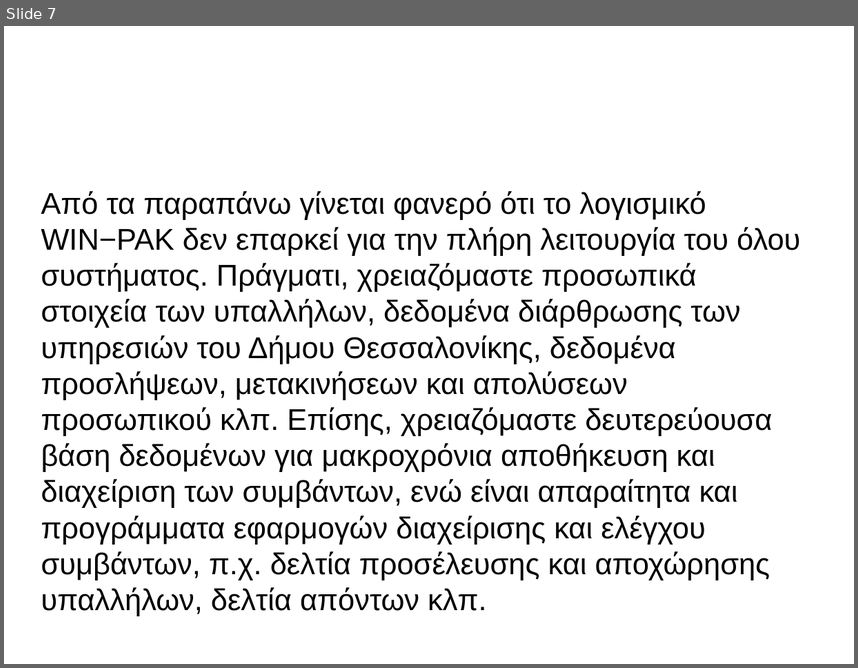
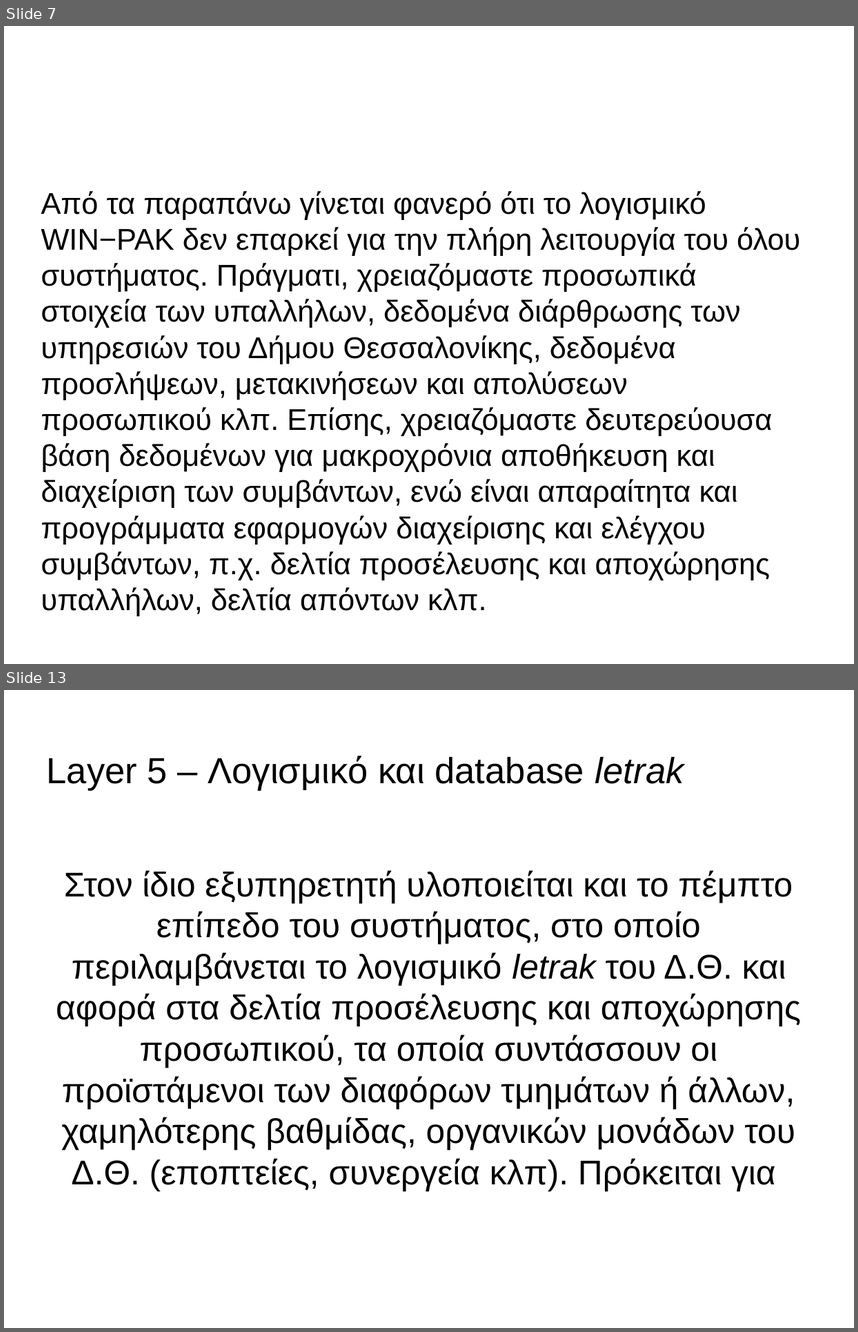
Before and after one commit to panos1962/letrak, a slide deck: misc/isagogi.odp. Shown one above the other, each under a label of ours: slide 7 before the commit, slides 7 and 13 after it; the slides between them are not shown. The pictures are 858x668 and 858x1332 pixels, drawn with LibreOffice and Linux fonts; fonts in the diff are those of the drawing; background and template pictures are left out. Boxes give left, top, right and bottom in pixels: in the first picture for what was removed or moved away, otherwise in the second. Text is boxed around its words. In the diff, an @@ line names an element or a change of style, - is before the commit and + after.

```diff
--- a/misc/isagogi.odp
+++ b/misc/isagogi.odp
@@ slide 13 added at <box>4,690,854,1328</box>, background picture (left out) @@
@@ title added at <box>47,756,684,791</box>, 33.9 pt, text #000000 @@
+Layer 5 ‒ Λογισμικό και database letrak
@@ subtitle added at <box>56,870,801,1191</box>, 32 pt, text #000000 @@
+Στον ίδιο εξυπηρετητή υλοποιείται και το πέμπτο επίπεδο του συστήματος, στο οποίο περιλαμβάνεται το λογισμικό letrak του Δ.Θ. και αφορά στα δελτία προσέλευσης και αποχώρησης προσωπικού, τα οποία συντάσσουν οι προϊστάμενοι των διαφόρων τμημάτων ή άλλων, χαμηλότερης βαθμίδας, οργανικών μονάδων του Δ.Θ. (εποπτείες, συνεργεία κλπ). Πρόκειται για
```
Also in this commit, not shown: 2 slides changed, 3 other slides added.
